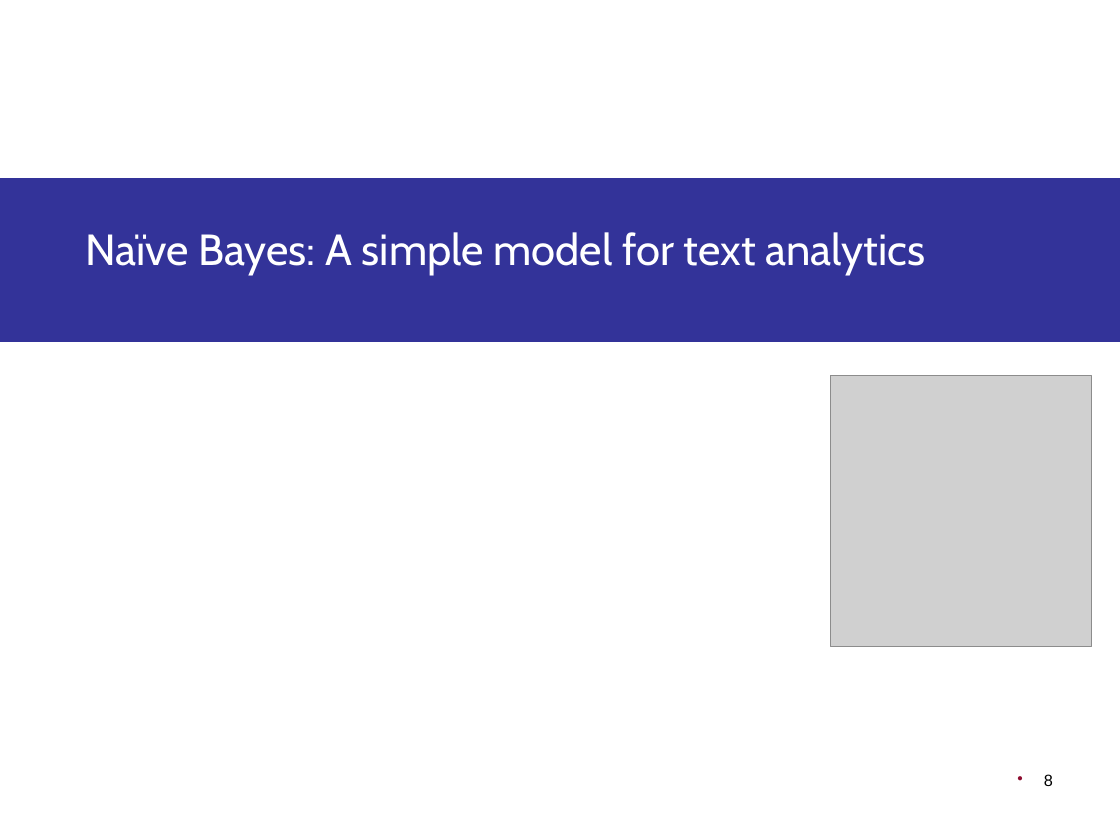
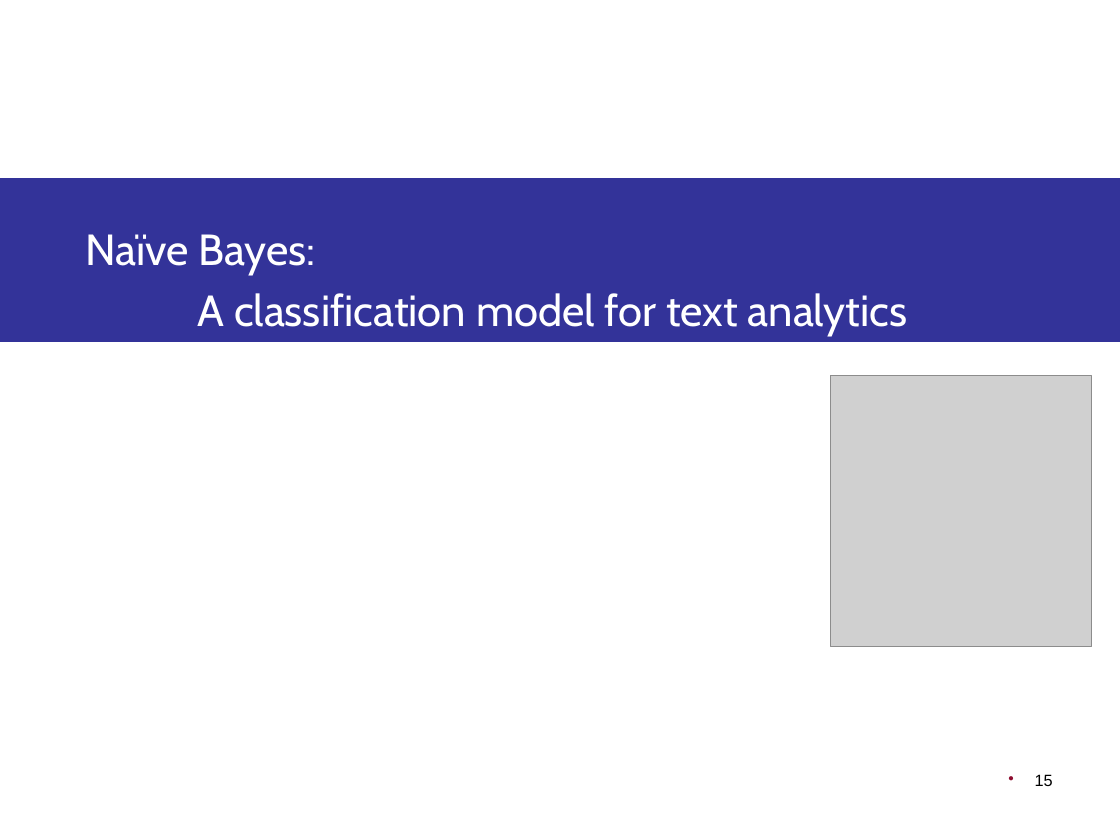
Before and after one commit to CTVisMe/DS4B-core, a slide deck: slide 15 of Slides/T8 - ModellingTextData.pptx (slide 8 before the commit). Drawn at 1120x840 pixels with LibreOffice and Linux fonts; fonts in the diff are those of the drawing; grey boxes stand for pictures; background and template pictures are left out. Boxes give left, top, right and bottom in pixels: in the first picture for what was removed or moved away, otherwise in the second. Text is boxed around its words. In the diff, an @@ line names an element or a change of style, - is before the commit and + after.

```diff
--- a/Slides/T8 - ModellingTextData.pptx
+++ b/Slides/T8 - ModellingTextData.pptx
@@ text at bbox=[85, 234, 908, 337]: text changed @@
-Naïve Bayes: A simple model for text analytics
+Naïve Bayes:
+A classification model for text analytics
@@ page number at bbox=[1035, 774, 1053, 786]: text changed @@
-8
+15
```
Also in this commit, not shown: 16 other slides changed, 1 slide added, 3 slides removed, 29 other files.
